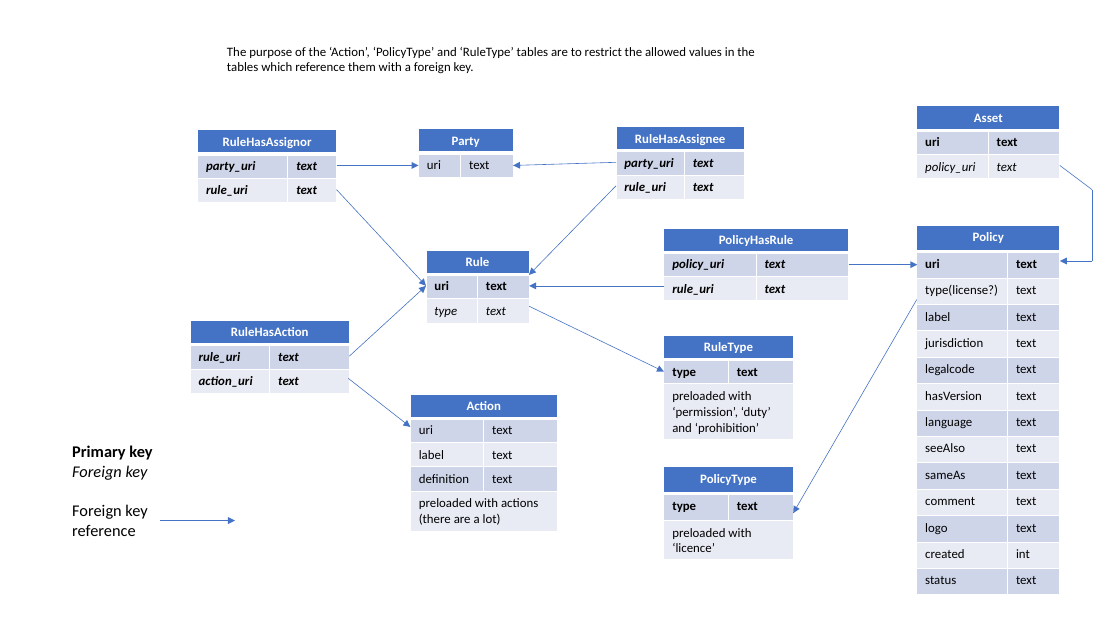
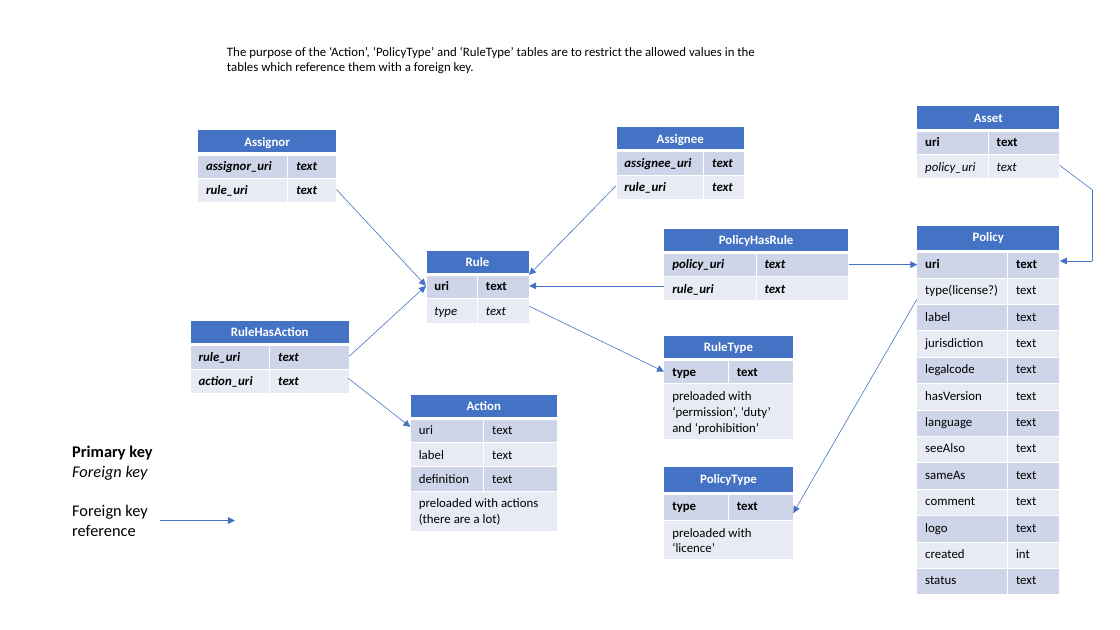
Before and after one commit to CSIRO-enviro-informatics/licences-catalogue, a slide deck: slide 3 of _docs/DataModel.pptx. Drawn at 1120x630 pixels with LibreOffice and Linux fonts; fonts in the diff are those of the drawing. Boxes give left, top, right and bottom in pixels: in the first picture for what was removed or moved away, otherwise in the second. Text is boxed around its words. In the diff, an @@ line names an element or a change of style, - is before the commit and + after.

Commit message:
Simplified Assignees and Assignors by removing Party table. Updated diagrams. Added policy_has_rule(), rule_has_action(), rule_has_assignor(), and rule_has_assignee() to db_access.py. Keeping unit tests up to date.

```diff
--- a/_docs/DataModel.pptx
+++ b/_docs/DataModel.pptx
@@ table at (x1=197, y1=129, x2=336, y2=201) @@
-row 1, column 1: RuleHasAssignor
+row 1, column 1: Assignor
-row 2, column 1: party_uri
+row 2, column 1: assignor_uri
@@ table removed at (x1=418, y1=129, x2=513, y2=176), 2 rows, 2 columns @@
-Party | 
-uri | text
@@ table at (x1=616, y1=127, x2=744, y2=198) @@
-row 1, column 1: RuleHasAssignee
+row 1, column 1: Assignee
-row 2, column 1: party_uri
+row 2, column 1: assignee_uri
@@ arrow removed from (337, 166) to (418, 166) @@
@@ arrow removed from (616, 162) to (513, 166) @@
```
Also in this commit, not shown: 1 other slide changed, 4 other files.
